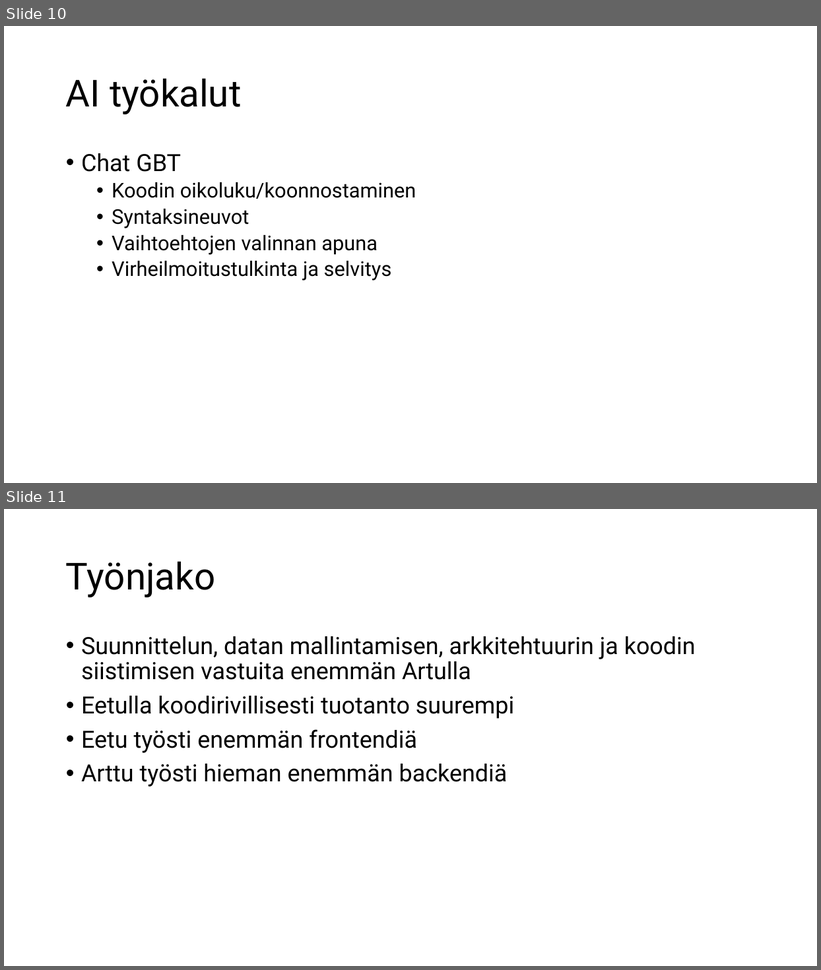
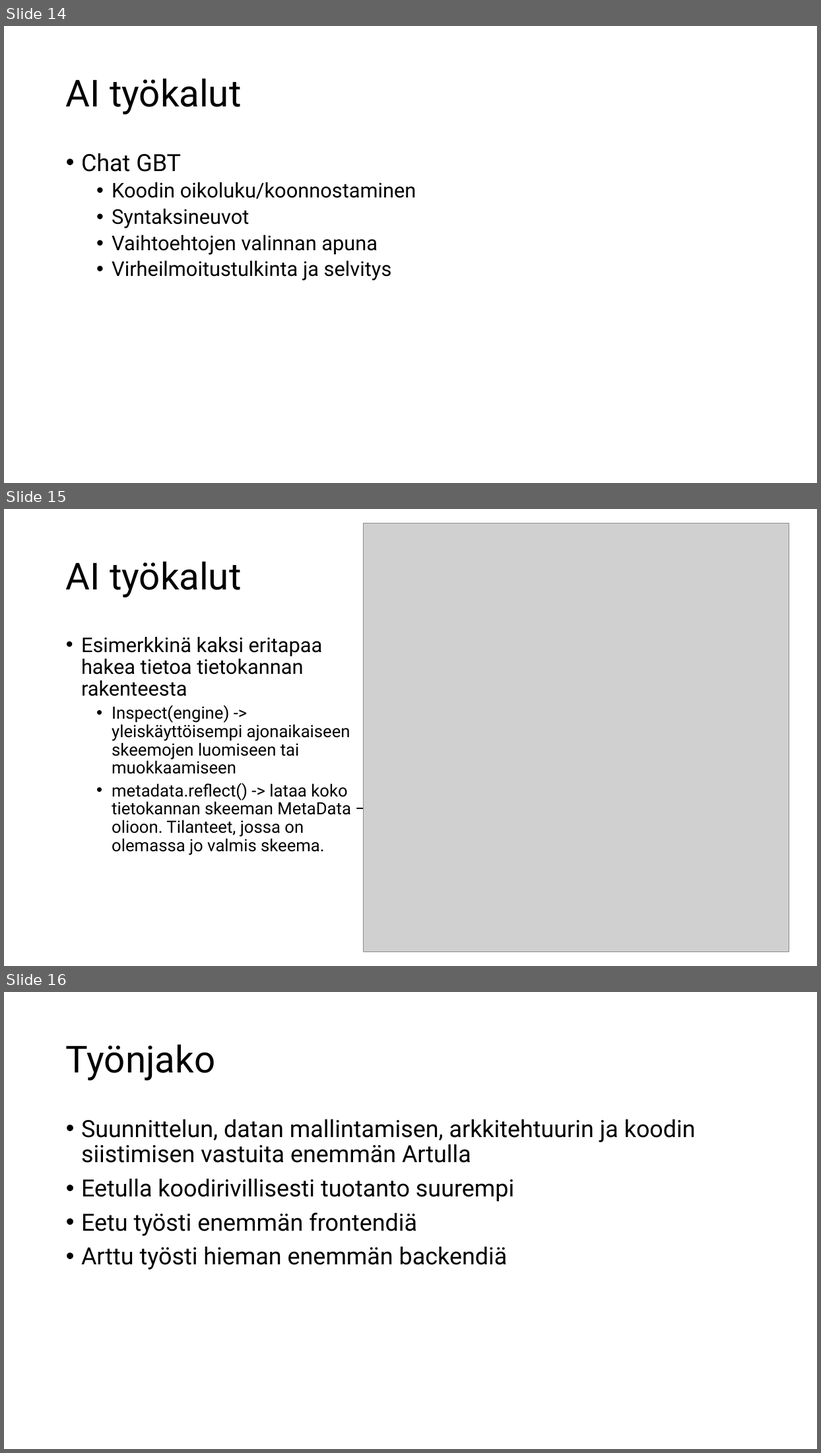
Before and after one commit to eetutaipale/REST_API, a slide deck: Projektiesitys.pptx. Shown one above the other, each under a label of ours: slides 10 and 11 before the commit, slides 14, 15 and 16 after it. The pictures are 821x970 and 821x1453 pixels, drawn with LibreOffice and Linux fonts; fonts in the diff are those of the drawing; grey boxes stand for pictures; background and template pictures are left out. Boxes give left, top, right and bottom in pixels: in the first picture for what was removed or moved away, otherwise in the second. Text is boxed around its words. In the diff, an @@ line names an element or a change of style, - is before the commit and + after.

```diff
--- a/Projektiesitys.pptx
+++ b/Projektiesitys.pptx
@@ slide 15 added at (4, 509, 817, 966), background picture (left out) @@
@@ picture added at (363, 524, 789, 952) @@
@@ title added at (66, 561, 241, 597), 44 pt, text #000000 @@
+AI työkalut
@@ text added at (81, 637, 351, 855), 20 pt, text #000000 @@
+• Esimerkkinä kaksi eritapaa hakea tietoa tietokannan rakenteesta
+  • Inspect(engine) -> yleiskäyttöisempi ajonaikaiseen skeemojen luomiseen tai muokkaamiseen
+  • metadata.reflect() -> lataa koko tietokannan skeeman MetaData –olioon. Tilanteet, jossa on olemassa jo valmis skeema.
@@ what was slide 10 is now slide 14 @@
@@ what was slide 11 is now slide 16 @@
```
Also in this commit, not shown: 7 slides changed, 4 other slides added, 2 other files.
